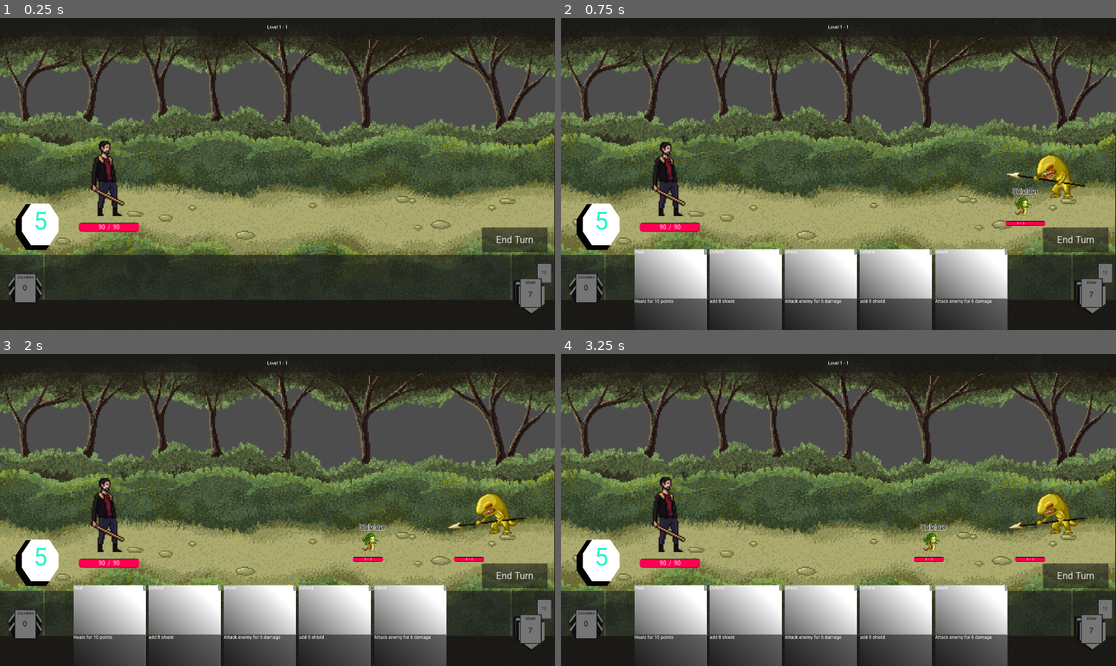
Above: before the commit, frames 1-4 (two rows, left to right).
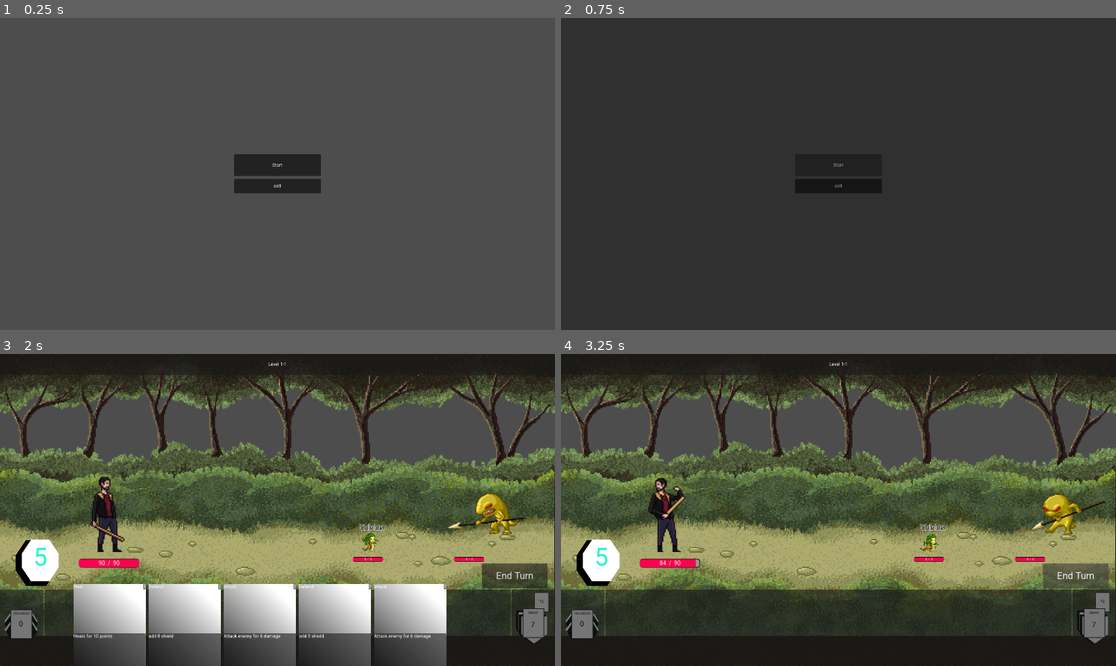
Above: after the commit, the same moments.

Repository: Leosten/card-game
Game: Godot game, scene res://main.tscn
Two runs of this game, one before a commit and one after it. Both use one fixed random seed, a clock stepped at 60 frames per second and the inputs below.
Inputs (mouse positions are in pixels of both pictures, inside the frame that each line leads up to):
- Up to frame 1 (0.25 s): no input
- Up to frame 2 (0.75 s): click (838, 164) at 0.5 s, where only the run after the commit has a clickable "Start"
- Up to frame 3 (2 s): click "End Turn" at 1.25 s
- Up to frame 4 (3.25 s): click (672, 634) at 2.02 s; click "End Turn" at 2.75 s

The runs differ from the first frame. In frame 1, 76% of the frame differs, in the area x 0-100%, y 0-100%; in frame 2, 80%; in frame 3, 1.9%; in frame 4, 19%.

Commit message:
scene loader OK, ui fixes

Diff:
--- /dev/null
+++ b/Manager/scene_loader.gd
@@ -0,0 +1,39 @@
+extends Node
+
+signal progress_changed(progress)
+signal load_finished
+
+var loading_screen : PackedScene = preload("uid://b3bc8i72fglwh")
+var loaded_resource: PackedScene
+var scene_path: String
+var progress : Array = []
+var use_sub_threads: bool = true
+
+func _ready() -> void:
+	set_process(false)
+
+func load_scene(_scene_path: String):
+	scene_path = _scene_path
+	var new_load_screen = loading_screen.instantiate()
+	add_child(new_load_screen)
+	progress_changed.connect(new_load_screen.on_progress_changed)
+	load_finished.connect(new_load_screen.on_load_finished)
+
+	await new_load_screen.loading_screen_ready
+	start_load()
+
+func start_load() -> void:
+	var state = ResourceLoader.load_threaded_request(scene_path, "", use_sub_threads)
+	if state == OK:
+		set_process(true)
+
+func _process(delta: float) -> void:
+	var load_status = ResourceLoader.load_threaded_get_status(scene_path, progress)
+	progress_changed.emit(progress[0])
+	match load_status:
+		ResourceLoader.THREAD_LOAD_INVALID_RESOURCE, ResourceLoader.THREAD_LOAD_FAILED:
+			set_process(false)
+		ResourceLoader.THREAD_LOAD_LOADED:
+			loaded_resource = ResourceLoader.load_threaded_get(scene_path)
+			get_tree().change_scene_to_packed(loaded_resource)
+			load_finished.emit()
--- a/Manager/stage_manager.gd
+++ b/Manager/stage_manager.gd
@@ -4,7 +4,7 @@
 const MonsterData = preload("res://Resources/Monsters/monster_data.gd")
 
 var stage_monsters : Array[MonsterData] = []
-enum level_type {COMMON, MINIBOSS, BOSS, TREASURE, SPECIAL}
+enum level_type {COMMON, MINIBOSS, BOSS, TREASURE, SPECIAL, SHOP}
 
 # positioning variables
 var max_nb_of_enemies = 6
@@ -36,6 +36,7 @@
 		1:
 			return [1, 2]
 
+# get all possible monsters for the stage
 func get_stage_monsters(stage_id):
 	var monsters_id = get_stage_possible_monsters(stage_id)
 	for monster_id in monsters_id:
@@ -57,9 +58,9 @@
 func get_encounter_monsters(level) :
 	match level:
 		1:
-			#return [[1],[1,1],[1,1,1]]
-			#return [[1,1,1]]
 			return [[1,2]]
+		2:
+			return [[1,2,2],[1,1]]
 	return []
 
 func get_level_monsters(level) -> Array[MonsterData]:
--- a/View/Cards/CardHandHud.tscn
+++ b/View/Cards/CardHandHud.tscn
@@ -14,20 +14,13 @@
 anchors_preset = 15
 anchor_right = 1.0
 anchor_bottom = 1.0
+offset_top = 820.0
 grow_horizontal = 2
 grow_vertical = 2
 script = ExtResource("1_euu8e")
 
-[node name="HudRoot" type="Control" parent="." unique_id=1323602937]
-layout_mode = 1
-anchors_preset = 15
-anchor_right = 1.0
-anchor_bottom = 1.0
-grow_horizontal = 2
-grow_vertical = 2
-
 [node name="DeckCard" parent="." unique_id=1429276712 instance=ExtResource("4_kmdh1")]
-position = Vector2(1885, 888)
+position = Vector2(1876, 51.00006)
 scale = Vector2(0.2, 0.2)
 
 [node name="DeckCount" type="Label" parent="DeckCard" unique_id=540661843]
@@ -39,11 +32,11 @@
 label_settings = SubResource("LabelSettings_k1dyt")
 
 [node name="DrawPile" parent="." unique_id=76442856 instance=ExtResource("3_s5q8o")]
-position = Vector2(1835.0001, 954)
+position = Vector2(1844, 121)
 scale = Vector2(0.3, 0.3)
 
 [node name="DiscardPile" parent="." unique_id=1594937451 instance=ExtResource("2_eq6v6")]
-position = Vector2(92, 933)
+position = Vector2(78, 120)
 scale = Vector2(0.3, 0.3)
 
 [node name="CardHudContainer" type="HBoxContainer" parent="." unique_id=434377974]
--- a/View/Cards/card.gd
+++ b/View/Cards/card.gd
@@ -50,7 +50,6 @@
 	pass
 
 func _on_mouse_entered() -> void:
-	print("Hovered !")
 	hovered.emit(self)
 
 func _on_mouse_exited() -> void:
--- a/View/Cards/card_hud.gd
+++ b/View/Cards/card_hud.gd
@@ -168,7 +168,6 @@
 	card.hovering = true
 
 func _on_card_hovered_out(card: Card) -> void:
-	print("hovered out!")
 	if card_used == true :
 		return
 	if hovered_card != card:
--- /dev/null
+++ b/View/Menu/main_menu.gd
@@ -0,0 +1,13 @@
+extends Node2D
+
+@export var battle_scene = "res://battle.tscn"
+
+func _ready() -> void:
+	pass
+
+
+func _process(delta: float) -> void:
+	pass
+
+func _on_start_button_pressed() -> void:
+	SceneLoader.load_scene(battle_scene)
--- a/View/Menu/main_menu.tscn
+++ b/View/Menu/main_menu.tscn
@@ -1,30 +1,47 @@
 [gd_scene format=3 uid="uid://boshmywt4gji3"]
 
+[ext_resource type="Script" uid="uid://c4khcpcla15y6" path="res://View/Menu/main_menu.gd" id="1_iu8yu"]
+
 [node name="MainMenu" type="Node2D" unique_id=1256329733]
+script = ExtResource("1_iu8yu")
 
 [node name="CanvasLayer" type="CanvasLayer" parent="." unique_id=1957612833]
 
-[node name="PanelContainer" type="PanelContainer" parent="." unique_id=1759488254]
-offset_left = 801.0
-offset_top = 447.0
-offset_right = 1158.0
-offset_bottom = 691.0
+[node name="Control" type="Control" parent="CanvasLayer" unique_id=369744480]
+layout_mode = 3
+anchors_preset = 15
+anchor_right = 1.0
+anchor_bottom = 1.0
+grow_horizontal = 2
+grow_vertical = 2
 
-[node name="VBoxContainer" type="VBoxContainer" parent="PanelContainer" unique_id=1412980471]
+[node name="CenterContainer" type="CenterContainer" parent="CanvasLayer/Control" unique_id=1113889426]
+layout_mode = 1
+anchors_preset = 15
+anchor_right = 1.0
+anchor_bottom = 1.0
+grow_horizontal = 2
+grow_vertical = 2
+
+[node name="VBoxContainer" type="VBoxContainer" parent="CanvasLayer/Control/CenterContainer" unique_id=1412980471]
+custom_minimum_size = Vector2(300, 0)
+layout_mode = 2
+theme_override_constants/separation = 10
+
+[node name="PanelContainer" type="PanelContainer" parent="CanvasLayer/Control/CenterContainer/VBoxContainer" unique_id=1759488254]
+custom_minimum_size = Vector2(0, 75)
 layout_mode = 2
 
-[node name="CenterContainer" type="CenterContainer" parent="PanelContainer/VBoxContainer" unique_id=913215442]
-layout_mode = 2
-size_flags_vertical = 3
-
-[node name="Button" type="Button" parent="PanelContainer/VBoxContainer/CenterContainer" unique_id=1544358925]
+[node name="StartButton" type="Button" parent="CanvasLayer/Control/CenterContainer/VBoxContainer/PanelContainer" unique_id=1544358925]
 layout_mode = 2
 text = "Start"
 
-[node name="CenterContainer2" type="CenterContainer" parent="PanelContainer/VBoxContainer" unique_id=470012939]
+[node name="PanelContainer2" type="PanelContainer" parent="CanvasLayer/Control/CenterContainer/VBoxContainer" unique_id=1836682390]
+custom_minimum_size = Vector2(0, 50)
 layout_mode = 2
-size_flags_vertical = 3
 
-[node name="Button" type="Button" parent="PanelContainer/VBoxContainer/CenterContainer2" unique_id=644448131]
+[node name="ExitButton" type="Button" parent="CanvasLayer/Control/CenterContainer/VBoxContainer/PanelContainer2" unique_id=644448131]
 layout_mode = 2
 text = "exit"
+
+[connection signal="pressed" from="CanvasLayer/Control/CenterContainer/VBoxContainer/PanelContainer/StartButton" to="." method="_on_start_button_pressed"]
--- /dev/null
+++ b/View/UI/loading_screen.gd
@@ -0,0 +1,19 @@
+extends CanvasLayer
+
+signal loading_screen_ready
+@export var animation_player : AnimationPlayer
+
+func _ready() -> void:
+	await animation_player.animation_finished
+	loading_screen_ready.emit()
+
+func _process(delta: float) -> void:
+	pass
+
+func on_progress_changed(new_value: float):
+	pass
+
+func on_load_finished() -> void:
+	animation_player.play_backwards("transition")
+	await animation_player.animation_finished
+	queue_free()
--- /dev/null
+++ b/View/UI/loading_screen.tscn
@@ -0,0 +1,60 @@
+[gd_scene format=3 uid="uid://b3bc8i72fglwh"]
+
+[ext_resource type="Script" uid="uid://cdtcuiobm1uvs" path="res://View/UI/loading_screen.gd" id="1_cjmfh"]
+
+[sub_resource type="StyleBoxFlat" id="StyleBoxFlat_ye44s"]
+bg_color = Color(0, 0, 0, 1)
+
+[sub_resource type="Animation" id="Animation_n71f6"]
+length = 0.001
+tracks/0/type = "value"
+tracks/0/imported = false
+tracks/0/enabled = true
+tracks/0/path = NodePath("Panel:modulate")
+tracks/0/interp = 1
+tracks/0/loop_wrap = true
+tracks/0/keys = {
+"times": PackedFloat32Array(0),
+"transitions": PackedFloat32Array(1),
+"update": 0,
+"values": [Color(1, 1, 1, 0)]
+}
+
+[sub_resource type="Animation" id="Animation_mggpi"]
+resource_name = "transition"
+length = 0.5
+tracks/0/type = "value"
+tracks/0/imported = false
+tracks/0/enabled = true
+tracks/0/path = NodePath("Panel:modulate")
+tracks/0/interp = 1
+tracks/0/loop_wrap = true
+tracks/0/keys = {
+"times": PackedFloat32Array(0, 0.5),
+"transitions": PackedFloat32Array(1, 1),
+"update": 0,
+"values": [Color(1, 1, 1, 0), Color(1, 1, 1, 1)]
+}
+
+[sub_resource type="AnimationLibrary" id="AnimationLibrary_htrc2"]
+_data = {
+&"RESET": SubResource("Animation_n71f6"),
+&"transition": SubResource("Animation_mggpi")
+}
+
+[node name="LoadingScreen" type="CanvasLayer" unique_id=108294150 node_paths=PackedStringArray("animation_player")]
+script = ExtResource("1_cjmfh")
+animation_player = NodePath("AnimationPlayer")
+
+[node name="Panel" type="Panel" parent="." unique_id=2101585772]
+modulate = Color(1, 1, 1, 0)
+anchors_preset = 15
+anchor_right = 1.0
+anchor_bottom = 1.0
+grow_horizontal = 2
+grow_vertical = 2
+theme_override_styles/panel = SubResource("StyleBoxFlat_ye44s")
+
+[node name="AnimationPlayer" type="AnimationPlayer" parent="." unique_id=566816544]
+libraries/ = SubResource("AnimationLibrary_htrc2")
+autoplay = &"transition"
--- a/battle.gd
+++ b/battle.gd
@@ -17,9 +17,9 @@
 var viewport_size
 var enemy_positions : Array[Area2D] = []
 
-@onready var card_hand_hud = $Hud/HudRoot/CardHandHud
+@onready var card_hand_hud = $Hud/BottomHudRoot/CardHandHud
 @onready var mana_window = $ManaWindow
-@onready var level_display = $Hud/HudRoot/BattleStats/HBoxContainer/PanelContainer/MarginContainer/CurrentLevelLabel
+@onready var level_display = $Hud/BottomHudRoot/BattleStats/HBoxContainer/PanelContainer/MarginContainer/CurrentLevelLabel
 
 var card_clicked: CardData = null
 
@@ -46,7 +46,7 @@
 	#card_hand_hud.update_displayed_hand_cost(battle_state)
 
 func start_battle():
-	level_display.text = "Level " + str(current_stage) + " - " + str(current_level)
+	#level_display.text = "Level " + str(current_stage) + " - " + str(current_level)
 	update_player_mana()
 	get_level_monsters()
 	spawn_level_monsters()
@@ -97,6 +97,7 @@
 
 func on_monster_clicked(monster_data : MonsterData):
 	if (card_clicked != null):
+		print("card used on enemy")
 		action_manager.use_card_on_enemy(card_clicked, battle_state, monster_data)
 		card_clicked = null
 
--- a/battle.tscn
+++ b/battle.tscn
@@ -26,24 +26,30 @@
 
 [node name="Hud" type="CanvasLayer" parent="." unique_id=1110246118]
 
-[node name="HudRoot" type="Control" parent="Hud" unique_id=364975326]
+[node name="BottomHudRoot" type="Control" parent="Hud" unique_id=364975326]
 layout_mode = 3
-anchors_preset = 15
+anchor_left = -0.013
+anchor_top = 0.754
 anchor_right = 1.0
 anchor_bottom = 1.0
+offset_left = 24.960001
+offset_top = -0.32000732
 grow_horizontal = 2
-grow_vertical = 2
+grow_vertical = 0
 
-[node name="CardHandHud" parent="Hud/HudRoot" unique_id=1336641316 instance=ExtResource("1_oxp8w")]
+[node name="CardHandHud" parent="Hud/BottomHudRoot" unique_id=1336641316 instance=ExtResource("1_oxp8w")]
 layout_mode = 1
+offset_top = -1.0
+offset_bottom = -4.0
 
-[node name="BattleStats" type="Control" parent="Hud/HudRoot" unique_id=693394014]
-layout_mode = 1
+[node name="TopHudRoot" type="Control" parent="Hud" unique_id=1162876413]
+layout_mode = 3
+anchors_preset = 10
 anchor_right = 1.0
-anchor_bottom = 0.059000004
-offset_bottom = 0.27999496
+offset_bottom = 72.0
+grow_horizontal = 2
 
-[node name="HBoxContainer" type="HBoxContainer" parent="Hud/HudRoot/BattleStats" unique_id=1387927241]
+[node name="BattleStats" type="Control" parent="Hud/TopHudRoot" unique_id=693394014]
 layout_mode = 1
 anchors_preset = 15
 anchor_right = 1.0
@@ -51,14 +57,22 @@
 grow_horizontal = 2
 grow_vertical = 2
 
-[node name="PanelContainer" type="PanelContainer" parent="Hud/HudRoot/BattleStats/HBoxContainer" unique_id=777844803]
+[node name="HBoxContainer" type="HBoxContainer" parent="Hud/TopHudRoot/BattleStats" unique_id=1387927241]
+layout_mode = 1
+anchors_preset = 15
+anchor_right = 1.0
+anchor_bottom = 1.0
+grow_horizontal = 2
+grow_vertical = 2
+
+[node name="PanelContainer" type="PanelContainer" parent="Hud/TopHudRoot/BattleStats/HBoxContainer" unique_id=777844803]
 layout_mode = 2
 size_flags_horizontal = 3
 
-[node name="MarginContainer" type="CenterContainer" parent="Hud/HudRoot/BattleStats/HBoxContainer/PanelContainer" unique_id=1300496090]
+[node name="MarginContainer" type="CenterContainer" parent="Hud/TopHudRoot/BattleStats/HBoxContainer/PanelContainer" unique_id=1300496090]
 layout_mode = 2
 
-[node name="CurrentLevelLabel" type="Label" parent="Hud/HudRoot/BattleStats/HBoxContainer/PanelContainer/MarginContainer" unique_id=101475463]
+[node name="CurrentLevelLabel" type="Label" parent="Hud/TopHudRoot/BattleStats/HBoxContainer/PanelContainer/MarginContainer" unique_id=101475463]
 layout_mode = 2
 text = "Level 1-1"
 
--- a/main.tscn
+++ b/main.tscn
@@ -1,9 +1,9 @@
 [gd_scene format=3 uid="uid://cqow47bch5ocs"]
 
 [ext_resource type="Script" uid="uid://cljo0h54ukqrs" path="res://main.gd" id="1_ig7tw"]
-[ext_resource type="PackedScene" uid="uid://ikjcknxwvr6e" path="res://battle.tscn" id="2_0xm2m"]
+[ext_resource type="PackedScene" uid="uid://boshmywt4gji3" path="res://View/Menu/main_menu.tscn" id="2_0xm2m"]
 
 [node name="Main" type="Node2D" unique_id=347340536]
 script = ExtResource("1_ig7tw")
 
-[node name="Battle" parent="." unique_id=344223136 instance=ExtResource("2_0xm2m")]
+[node name="MainMenu" parent="." unique_id=1256329733 instance=ExtResource("2_0xm2m")]
--- a/project.godot
+++ b/project.godot
@@ -19,6 +19,7 @@
 
 GameManager="*uid://dcxy0vxwon3oa"
 Events="*uid://kg6q2slgewdn"
+SceneLoader="*uid://b5y453570t2mm"
 
 [display]
 
Not shown, added: Manager/scene_loader.gd.uid
Not shown, added: View/Menu/main_menu.gd.uid
Not shown, added: View/UI/loading_screen.gd.uid
